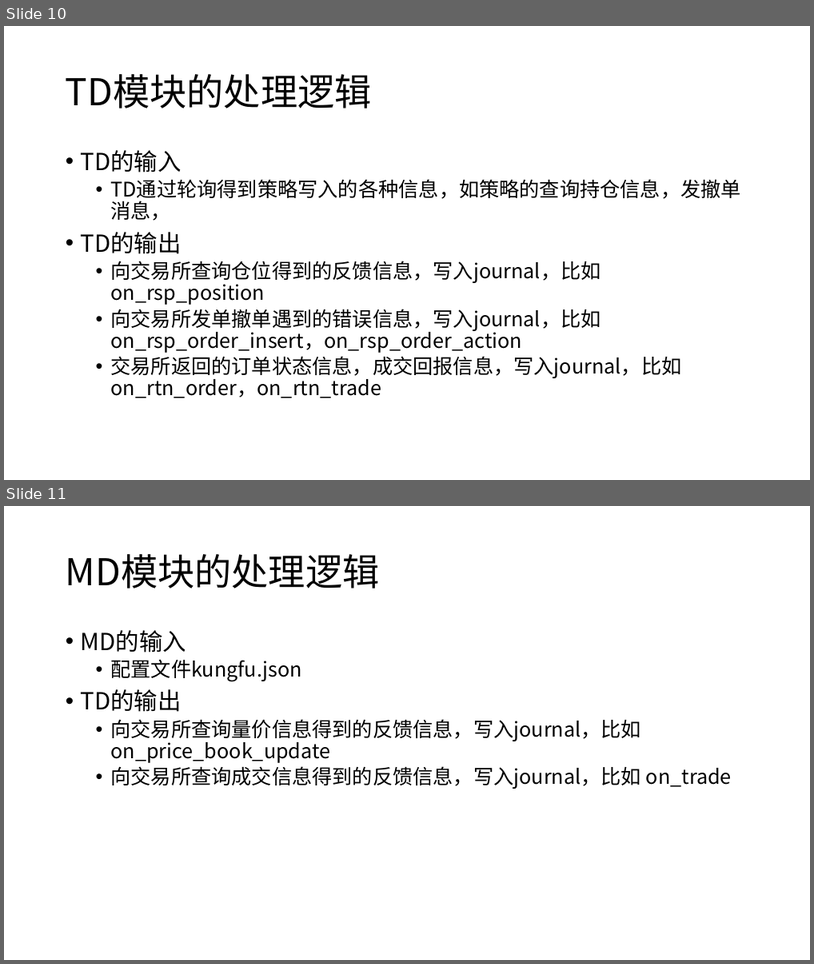
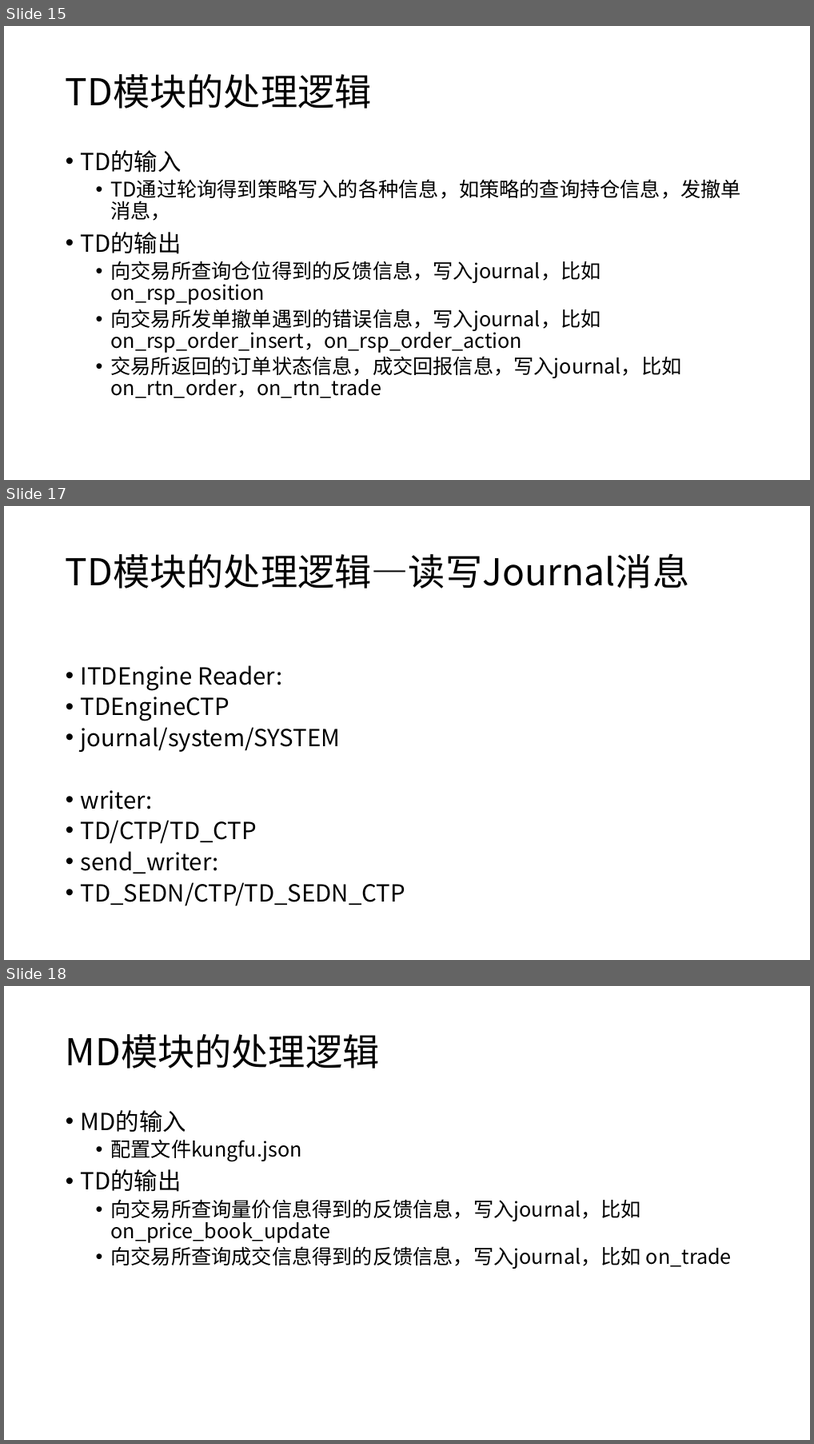
Before and after one commit to qingtiandalaoye/useful_doc, a slide deck: 虚拟货币跨交易所高频交易系统.pptx. Shown one above the other, each under a label of ours: slides 10 and 11 before the commit, slides 15, 17 and 18 after it; the slides between them are not shown. The pictures are 814x964 and 814x1444 pixels, drawn with LibreOffice and Linux fonts; fonts in the diff are those of the drawing. Boxes give left, top, right and bottom in pixels: in the first picture for what was removed or moved away, otherwise in the second. Text is boxed around its words. In the diff, an @@ line names an element or a change of style, - is before the commit and + after.

Commit message:
add Journal desc of CTP MD,TD,Strategy

```diff
--- a/虚拟货币跨交易所高频交易系统.pptx
+++ b/虚拟货币跨交易所高频交易系统.pptx
@@ slide 17 added at [4,506,810,960], background #FFFFFF @@
@@ title added at [66,554,690,588], 44 pt, text #000000 @@
+TD模块的处理逻辑—读写Journal消息
@@ text added at [81,665,406,906], 28 pt, text #000000 @@
+• ITDEngine Reader:
+• TDEngineCTP
+• journal/system/SYSTEM
+• writer:
+• TD/CTP/TD_CTP
+• send_writer:
+• TD_SEDN/CTP/TD_SEDN_CTP
@@ what was slide 10 is now slide 15 @@
@@ what was slide 11 is now slide 18 @@
```
Also in this commit, not shown: 1 slide changed, 10 other slides added.
